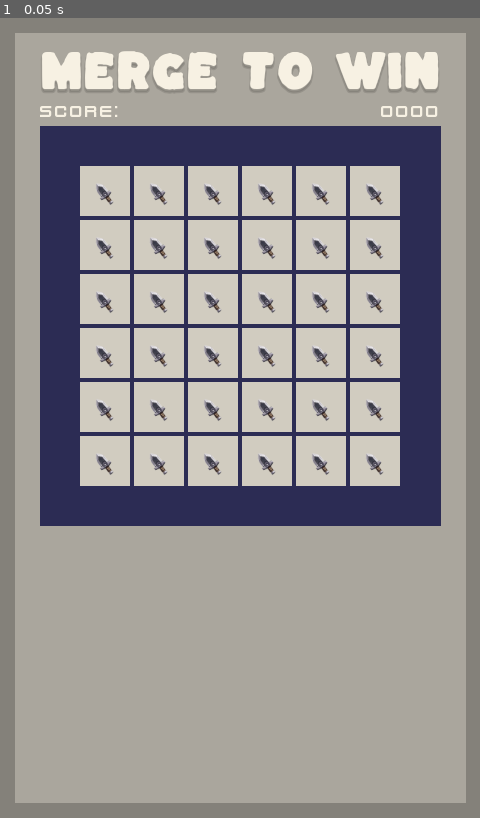
Above: before the commit, frame 1.
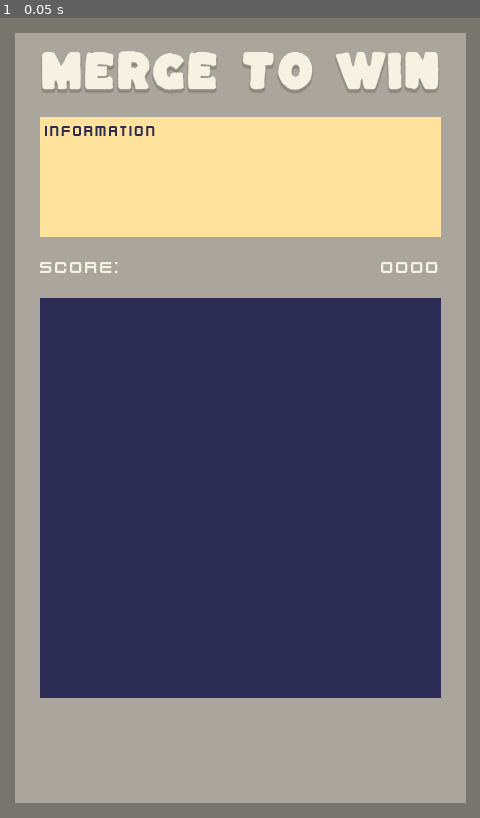
Above: after the commit, the same moment.

Repository: kmmasden/code
Game: Godot game, scene res://scenes/main/main.tscn
Two runs of this game, one before a commit and one after it. Both use one fixed random seed, a clock stepped at 60 frames per second and the inputs below.
Inputs:
- Up to frame 1 (0.05 s): no input

The runs differ from the first frame. In frame 1, 50% of the frame differs, in the area x 8-92%, y 11-85%.
Error after the commit: Parse Error: Expected identifier after "." for attribute access. (res://scenes/board/board.gd:20)

Commit message:
added scripts to board_square scene

Diff:
--- a/gdscript/Godot/Mine/Merge/scenes/board/board.gd
+++ b/gdscript/Godot/Mine/Merge/scenes/board/board.gd
@@ -14,6 +14,11 @@
 
 	create_board_squares()
 
+	print("get children ", grid.get_child_count())
+
+	for c in grid.get_children():
+		c.
+
 
 func create_board_squares() -> void:
 	for n in (cols * rows):
--- a/gdscript/Godot/Mine/Merge/scenes/board_square/board_square.gd
+++ b/gdscript/Godot/Mine/Merge/scenes/board_square/board_square.gd
@@ -1,11 +1,9 @@
 extends Control
+
+class_name BoardSquare
+
+@onready var item_image = $ItemImage
 
 
 # Called when the node enters the scene tree for the first time.
 func _ready():
-	pass # Replace with function body.
-
-
-# Called every frame. 'delta' is the elapsed time since the previous frame.
-func _process(delta):
-	pass
--- a/gdscript/Godot/Mine/Merge/scenes/board_square/board_square.tscn
+++ b/gdscript/Godot/Mine/Merge/scenes/board_square/board_square.tscn
@@ -1,6 +1,7 @@
-[gd_scene load_steps=2 format=3 uid="uid://bylahwagvunjo"]
+[gd_scene load_steps=3 format=3 uid="uid://bylahwagvunjo"]
 
 [ext_resource type="Texture2D" uid="uid://c5w3me7rnukh7" path="res://assets/img/items/dagger.png" id="1_3f0wg"]
+[ext_resource type="Script" path="res://scenes/board_square/board_square.gd" id="1_wug1y"]
 
 [node name="BoardSquare" type="Control"]
 clip_contents = true
@@ -13,6 +14,7 @@
 offset_bottom = -750.0
 grow_horizontal = 2
 grow_vertical = 2
+script = ExtResource("1_wug1y")
 
 [node name="ColorRect" type="ColorRect" parent="."]
 layout_mode = 1
@@ -23,7 +25,8 @@
 grow_vertical = 2
 color = Color(0.819608, 0.8, 0.752941, 1)
 
-[node name="TextureRect" type="TextureRect" parent="."]
+[node name="ItemImage" type="TextureRect" parent="."]
+visible = false
 layout_mode = 1
 anchors_preset = 15
 anchor_right = 1.0
--- a/gdscript/Godot/Mine/Merge/scenes/main/main.tscn
+++ b/gdscript/Godot/Mine/Merge/scenes/main/main.tscn
@@ -1,7 +1,8 @@
-[gd_scene load_steps=6 format=3 uid="uid://bm3tbu3dud0cu"]
+[gd_scene load_steps=8 format=3 uid="uid://bm3tbu3dud0cu"]
 
 [ext_resource type="FontFile" uid="uid://bdg2ylgj5pgj" path="res://assets/fonts/Kaph-Regular.otf" id="1_neli7"]
 [ext_resource type="FontFile" uid="uid://dmam86cqq8oar" path="res://assets/fonts/kenvector_future.ttf" id="2_45y0n"]
+[ext_resource type="FontFile" uid="uid://o51dxqpt8rvr" path="res://assets/fonts/kenvector_future_thin.ttf" id="2_kwvtr"]
 [ext_resource type="PackedScene" uid="uid://cfa0dyruph2fb" path="res://scenes/board/board.tscn" id="2_tyi4q"]
 
 [sub_resource type="LabelSettings" id="LabelSettings_35nes"]
@@ -14,6 +15,10 @@
 shadow_color = Color(0.396078, 0.384314, 0.360784, 0.294118)
 shadow_offset = Vector2(0, 3)
 
+[sub_resource type="LabelSettings" id="LabelSettings_vx20b"]
+font = ExtResource("2_kwvtr")
+font_color = Color(0.172549, 0.172549, 0.329412, 1)
+
 [sub_resource type="LabelSettings" id="LabelSettings_64bf4"]
 font = ExtResource("2_45y0n")
 font_size = 18
@@ -21,16 +26,16 @@
 
 [node name="Main" type="CanvasLayer"]
 
-[node name="ColorRect" type="ColorRect" parent="."]
+[node name="BackgroundRect" type="ColorRect" parent="."]
 z_index = -50
 anchors_preset = 15
 anchor_right = 1.0
 anchor_bottom = 1.0
 grow_horizontal = 2
 grow_vertical = 2
-color = Color(0.517647, 0.505882, 0.478431, 1)
+color = Color(0.470588, 0.458824, 0.431373, 1)
 
-[node name="MarginContainer" type="MarginContainer" parent="."]
+[node name="MC" type="MarginContainer" parent="."]
 anchors_preset = 15
 anchor_right = 1.0
 anchor_bottom = 1.0
@@ -41,42 +46,74 @@
 theme_override_constants/margin_right = 15
 theme_override_constants/margin_bottom = 15
 
-[node name="ColorRect" type="ColorRect" parent="MarginContainer"]
+[node name="ColorRect" type="ColorRect" parent="MC"]
 layout_mode = 2
 color = Color(0.666667, 0.65098, 0.615686, 1)
 
-[node name="MarginContainer" type="MarginContainer" parent="MarginContainer"]
+[node name="MC" type="MarginContainer" parent="MC"]
 layout_mode = 2
 theme_override_constants/margin_left = 25
 theme_override_constants/margin_top = 15
 theme_override_constants/margin_right = 25
 theme_override_constants/margin_bottom = 15
 
-[node name="VBoxContainer" type="VBoxContainer" parent="MarginContainer/MarginContainer"]
+[node name="VB" type="VBoxContainer" parent="MC/MC"]
 layout_mode = 2
+theme_override_constants/separation = 20
 
-[node name="TitleLabel" type="Label" parent="MarginContainer/MarginContainer/VBoxContainer"]
+[node name="TitleLabel" type="Label" parent="MC/MC/VB"]
 layout_mode = 2
 text = "Merge to Win"
 label_settings = SubResource("LabelSettings_35nes")
 horizontal_alignment = 1
 vertical_alignment = 1
 
-[node name="HBScore" type="HBoxContainer" parent="MarginContainer/MarginContainer/VBoxContainer"]
+[node name="InfoPanel" type="Control" parent="MC/MC/VB"]
+custom_minimum_size = Vector2(0, 120)
 layout_mode = 2
 
-[node name="Label" type="Label" parent="MarginContainer/MarginContainer/VBoxContainer/HBScore"]
+[node name="ColorRect" type="ColorRect" parent="MC/MC/VB/InfoPanel"]
+layout_mode = 1
+anchors_preset = 15
+anchor_right = 1.0
+anchor_bottom = 1.0
+grow_horizontal = 2
+grow_vertical = 2
+color = Color(1, 0.890196, 0.611765, 1)
+
+[node name="MC" type="MarginContainer" parent="MC/MC/VB/InfoPanel"]
+layout_mode = 1
+anchors_preset = 15
+anchor_right = 1.0
+anchor_bottom = 1.0
+grow_horizontal = 2
+grow_vertical = 2
+theme_override_constants/margin_left = 5
+theme_override_constants/margin_top = 5
+theme_override_constants/margin_right = 5
+theme_override_constants/margin_bottom = 5
+
+[node name="InfoLabel" type="Label" parent="MC/MC/VB/InfoPanel/MC"]
+layout_mode = 2
+size_flags_vertical = 1
+text = "INFORMATION"
+label_settings = SubResource("LabelSettings_vx20b")
+
+[node name="HBScore" type="HBoxContainer" parent="MC/MC/VB"]
+layout_mode = 2
+
+[node name="Label" type="Label" parent="MC/MC/VB/HBScore"]
 layout_mode = 2
 size_flags_horizontal = 3
 text = "Score:"
 label_settings = SubResource("LabelSettings_64bf4")
 vertical_alignment = 1
 
-[node name="Label2" type="Label" parent="MarginContainer/MarginContainer/VBoxContainer/HBScore"]
+[node name="ScoreLabel" type="Label" parent="MC/MC/VB/HBScore"]
 layout_mode = 2
 text = "0000"
 label_settings = SubResource("LabelSettings_64bf4")
 vertical_alignment = 1
 
-[node name="Board" parent="MarginContainer/MarginContainer/VBoxContainer" instance=ExtResource("2_tyi4q")]
+[node name="Board" parent="MC/MC/VB" instance=ExtResource("2_tyi4q")]
 layout_mode = 2
